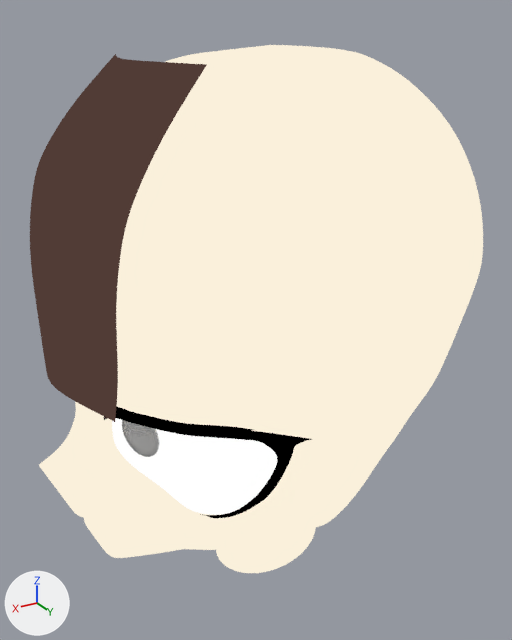
The Blender file 3D_Daiko.blend as it was, and as the next commit left it.
One viewpoint serves both versions: a 50 mm lens placed at (0.129, 0.394, 0.364), pointed at (-0.101, 0.009, 0.171). Arrows for +X, +Y and +Z are at lower left; the lights stay in place.

The first picture shows 'EyeText', 'Eyelashes', 'Plane', 'mechon_al_medio'.
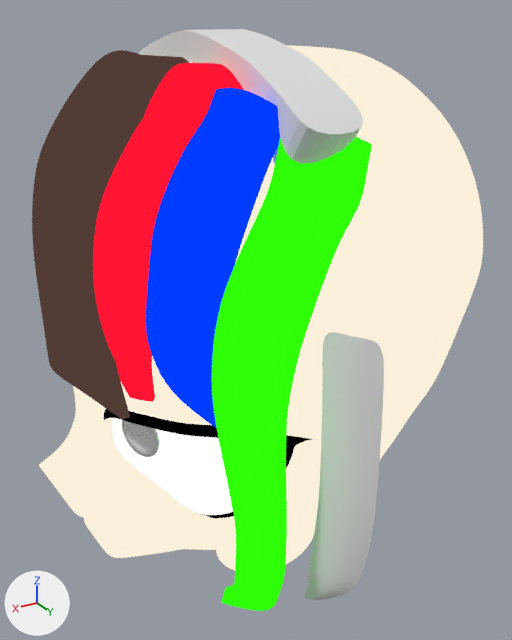
Commit message: avances en pelo antes de subirlo en el eje z porque creo que estan muy bajos en comparacion con mi ref

Boxes (x1, y1, x2, y2) around the edits, measured in the pictures (512 x 640 px):
'Plane.004', added (green): after (212, 137, 372, 611)
'mechon_al_medio', reshaped, moved, rescaled, modifiers changed (11% narrower): before (30, 54, 207, 422); after (32, 50, 189, 419)
'Plane.003', added (blue): after (146, 88, 280, 428)
'Plane.001', added (red): after (93, 63, 244, 402)
'Plane.006', added: after (304, 332, 384, 600)
'Plane.007', added: after (138, 29, 363, 164)
part 1 of me_plane_002, built on: before (41, 338, 117, 422); after (44, 50, 189, 419)

What changed in the scene script:
```text
Change me_plane_002:
    used by ob_mechon_al_medio; location = (0.0055, -0.0013, 0.2485); rotation_euler = (0.0, 1.571, 0.0), in degrees (0, 90, 0); scale = (0.0992, 0.0792, 0.0792)
    remove me_plane_002.from_pydata(...)  # 45 vertices, 32 faces; spans x -0.93..0.93, y -1.01..1.01, z -0.6..0.46
    add me_plane_002.from_pydata(...)  # 55 vertices, 40 faces; spans x -0.93..0.94, y -1.01..1.14, z -0.99..0.46
    me_plane_002 part 1
    4 vertices in x 0.93, y -0.8..0.4, z 0.2..0.46 move by (0.01, 0.0, 0.0)
    9 vertices move from x -0.93..0.93, y 0.79..1.01, z -0.6..0.2 to x -0.93..0.94, y 0.74..1.14, z -0.57..0.23
    10 vertices are added at x -0.92..-0.83, y -0.56..0.51, z -0.99..-0.61
    8 new faces join them
Change ob_mechon_al_medio:
    ob_mechon_al_medio.location: (0.0055, -0.0013, 0.2485) -> (0.0076, -0.0044, 0.2548)
    ob_mechon_al_medio.scale: (0.0992, 0.0792, 0.0792) -> (0.0969, 0.0678, 0.0678)
    add _m = ob_mechon_al_medio.modifiers.new('Solidify', 'SOLIDIFY')
    add _m.thickness = 0.08
Add ob_plane_007:
    ob_plane_007 = bpy.data.objects.new('Plane.007', me_plane_009)  # 14 vertices, 6 faces; spans x -1.293..-0.652, y -0.018..1.054, z -0.364..0.015; modifiers SUBSURF, MIRROR, SOLIDIFY
    ob_plane_007.location = (-0.0208, 0.0021, 0.3542)
    ob_plane_007.scale = (0.0601, 0.116, 0.116)
Add ob_plane_006:
    ob_plane_006 = bpy.data.objects.new('Plane.006', me_plane_008)  # 40 vertices, 27 faces; spans x -0.142..0.142, y -0.038..0.029, z -0.012..0.01; modifiers SUBSURF
    ob_plane_006.location = (-0.0737, 0.1445, 0.1261)
    ob_plane_006.rotation_euler = (-0.104, 1.571, 0.0)  # degrees (-6, 90, 0)
    ob_plane_006.scale = (0.659, 0.659, 0.659)
Add ob_plane_004:
    ob_plane_004 = bpy.data.objects.new('Plane.004', me_plane_006)  # 90 vertices, 68 faces; spans x -0.166..0.152, y -0.04..0.022, z -0.056..0.004; in mat_m_g_test (green #2eff07); modifiers SUBSURF, SOLIDIFY
    ob_plane_004.location = (-0.0443, 0.1304, 0.1475)
    ob_plane_004.rotation_euler = (-2.3, 1.456, -1.456)  # degrees (-132, 83, -83)
Add ob_plane_003:
    ob_plane_003 = bpy.data.objects.new('Plane.003', me_plane_005)  # 55 vertices, 40 faces; spans x -0.143..0.02, y -0.036..0.029, z -0.036..0.02; in mat_m_b_test (blue #003cff); modifiers SUBSURF, SOLIDIFY
    ob_plane_003.location = (-0.0238, 0.0932, 0.1876)
    ob_plane_003.rotation_euler = (-2.3, 1.456, -1.456)  # degrees (-132, 83, -83)
Add ob_plane_001:
    ob_plane_001 = bpy.data.objects.new('Plane.001', me_plane_003)  # 65 vertices, 48 faces; spans x -0.15..0.023, y -0.037..0.029, z -0.077..0.007; in mat_m_red_test (red #ff1534); modifiers SUBSURF, SOLIDIFY
    ob_plane_001.location = (-0.0014, 0.0701, 0.1883)
    ob_plane_001.rotation_euler = (-2.3, 1.456, -1.547)  # degrees (-132, 83, -89)
```
